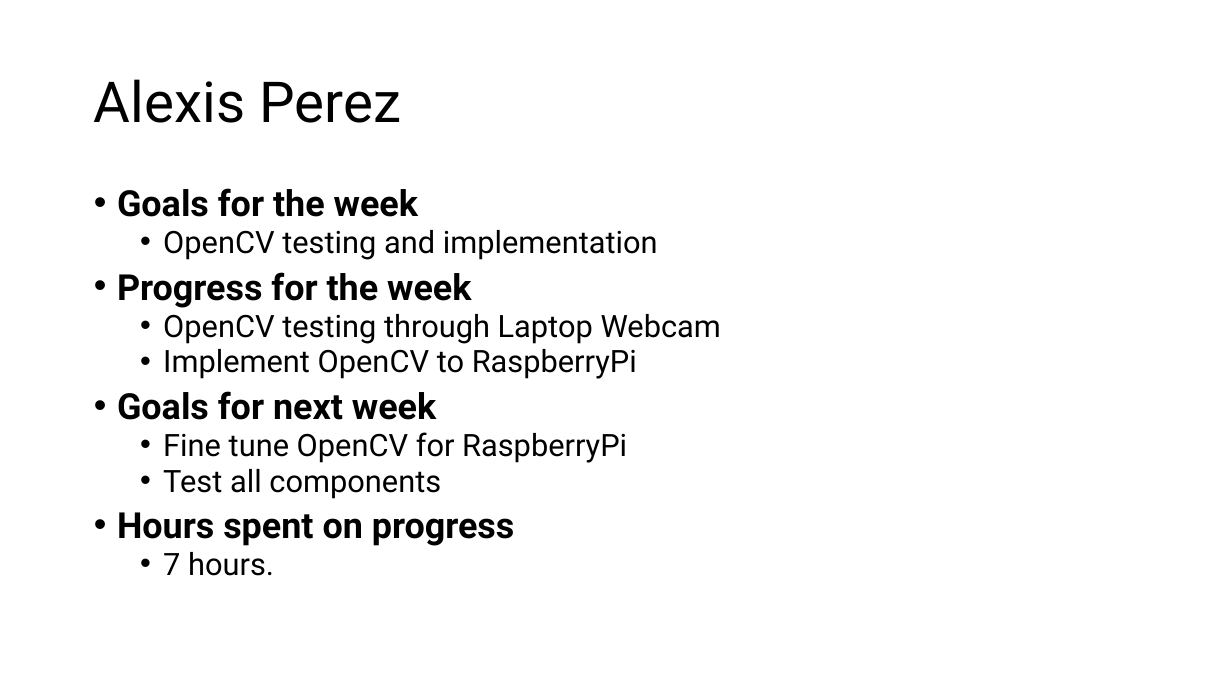
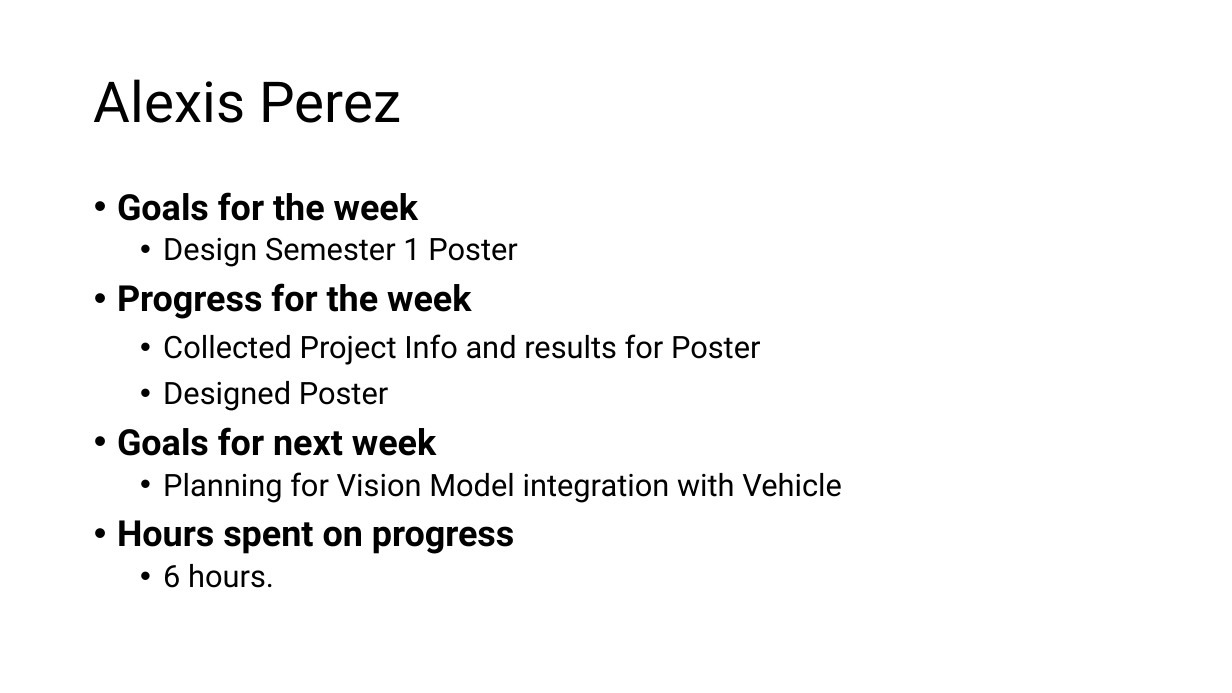
Before and after one commit to EthanWellsSr/BuggyBot, a slide deck: slide 1 of Weekly Reports/slides/2-alexis-perez.pptx. Drawn at 1232x693 pixels with LibreOffice and Linux fonts; fonts in the diff are those of the drawing. Boxes give left, top, right and bottom in pixels: in the first picture for what was removed or moved away, otherwise in the second. Text is boxed around its words. In the diff, an @@ line names an element or a change of style, - is before the commit and + after.

```diff
--- a/Weekly Reports/slides/2-alexis-perez.pptx
+++ b/Weekly Reports/slides/2-alexis-perez.pptx
@@ text at (117, 192, 515, 554): line spacing 0.8 to 0.9 @@
@@ text at (163, 237, 518, 267): text changed @@
-  • OpenCV testing and implementation
+  • Design Semester 1 Poster
@@ text at (163, 334, 761, 411): text changed @@
-  • OpenCV testing through Laptop Webcam
-  • Implement OpenCV to RaspberryPi
+  • Collected Project Info and results for Poster
+  • Designed Poster
@@ text at (163, 472, 842, 503): text changed @@
-  • Fine tune OpenCV for RaspberryPi
-  • Test all components
+  • Planning for Vision Model integration with Vehicle
@@ text at (163, 564, 274, 588): text changed @@
-  • 7 hours.
+  • 6 hours.
```
Also in this commit, not shown: 1 slide removed.
